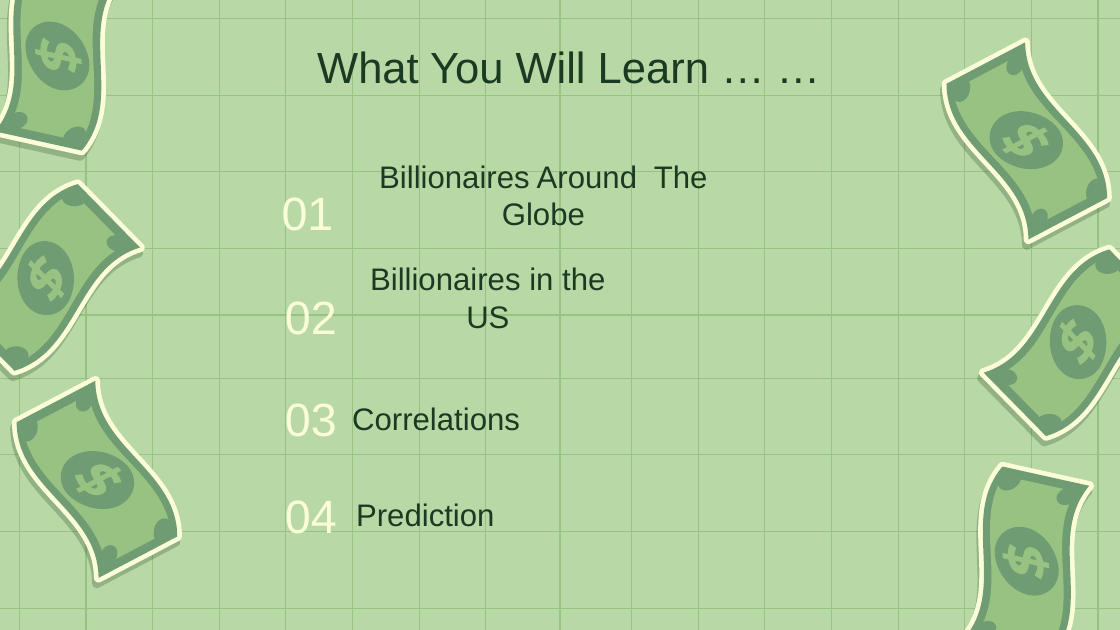
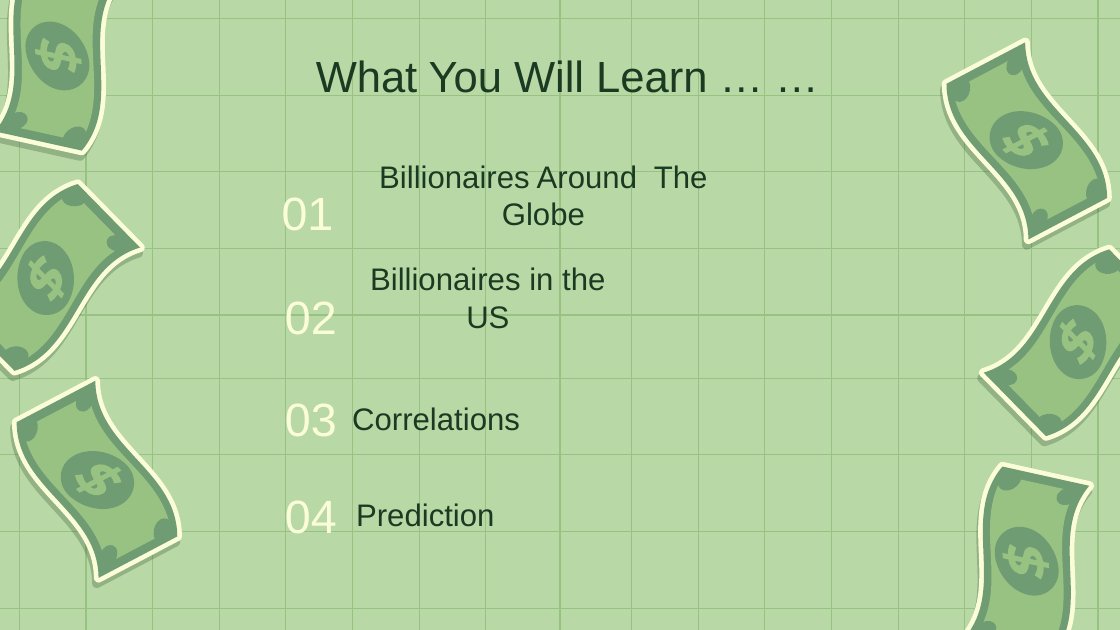
Before and after one commit to gialiubc/project_1, a slide deck: slide 3 of gia/who_are_the_billionaires.pptx. Drawn at 1120x630 pixels with LibreOffice and Linux fonts; fonts in the diff are those of the drawing. Boxes give left, top, right and bottom in pixels: in the first picture for what was removed or moved away, otherwise in the second. Text is boxed around its words. In the diff, an @@ line names an element or a change of style, - is before the commit and + after.

```diff
--- a/gia/who_are_the_billionaires.pptx
+++ b/gia/who_are_the_billionaires.pptx
@@ title "What You Will Learn … ...": place and size @@
-title "What You Will Learn … ..." at [317, 51, 709, 84]
+title "What You Will Learn … ..." at [316, 60, 707, 93]
```
Also in this commit, not shown: 10 other slides changed.
